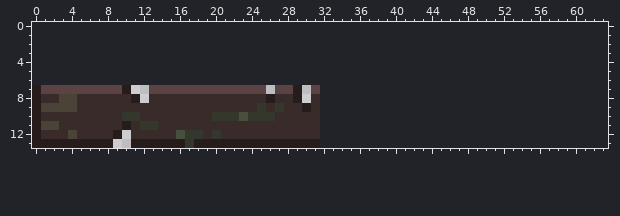
Two states of a pixel-art sprite, CasaDesDiamantes/sprites/woodplankSmall_spr/layers/75c51353-322d-44d7-9765-10f88941fbef/a6f57699-5abe-4c50-8586-caffe25d36ae.png. The picture above is the old version.
The file is 32x7 pixels. The old version is drawn lined up with the new one, on the new canvas.
After:
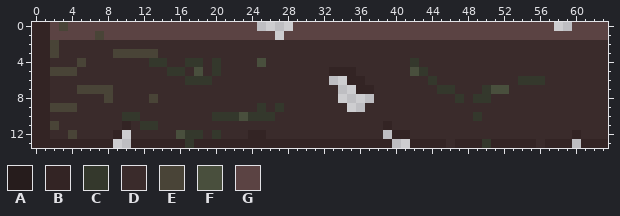
Palette (. is transparent): A #261c1c  B #332424  C #34382c  D #3a2b2b  E #494437  F #494f3d  G #5b4343
Difference:
canvas 32x7 -> 64x14, the old top-left corner now at 0,7
Changed rows in their new state; - is an unchanged pixel.
first column x 0:
 0 BBGEGGGGGGGGGGGGGGGGGGGGG----GGGGGGGGGGGGGGGGGGGGGGGGGGGGG--GGGG
 1 BBGGGGGEGGGGGGGGGGGGGGGGGGG-GGGGGGGGGGGGGGGGGGGGGGGGGGGGGGGGGGGG
 2 BBEDDDDDDDDDDDDDDDDDDDDDDDDDDDDDDDDDDDDDDDDDDDDDDDDDDDDDDDDDDDDD
 3 BBEDDDDDDEEEEEDDDDDDDDDDDDDDDDDDDDDDDDDDDDDDDDDDDDDDDDDDDDDDDDDD
 4 BBDDDEDDDDDDDCCDDCCDCDDDDFDDDDDDDDDDDDDDDDCDDDDDDDDDDDDDDDDDDDDD
 5 BBEEEDDDDDDDDDDCCDFDCDDDDDDDDDDDDBBBDDDDDDFCDDDDDDDDDDDDDDDDDDDD
 6 BBDDDDDDDDDDDDDDDCCCDDDDDDDDDDDDD--BBDDDDDDDCDDDDDDDDDCCCDDDDDDD
 7 BBDDDEEEEDDDDDDDDDDDDDDDDDDDDDDDDD--BBDDDDDDDCCDDDCFFDDDDDDDDDDD
 8 BB-DD---E--DDE------------D--DD-DD----DDDDDDDDDCDCCDDDDDDDDDDDDD
 9 BB----------------------------D-DDD--DDDDDDDDDDDDDDDDDDDDDDDDDDD
10 BB------------------------------DDDDDDDDDDDDDDDDDCDDDDDDDDDDDDDD
11 BB--------B---------------------DDDDDDDBDDDDDDDDDDDDDDDDDDDDDDDD
12 BB-------B--------------BB------DDDDDDD-BBDDDDDDDDDDDDDDDDDDBDDD
13 BBBBBBBBB--BBBBBB-BBBBBBBBBBBBBBBBBBBBBB--BBBBDBBBCBBBBBDBBB-BBB
Boxes around the changes in both pictures, in picture pixels (x1, y1, x2, y2):
changed: (32, 22, 608, 148)
